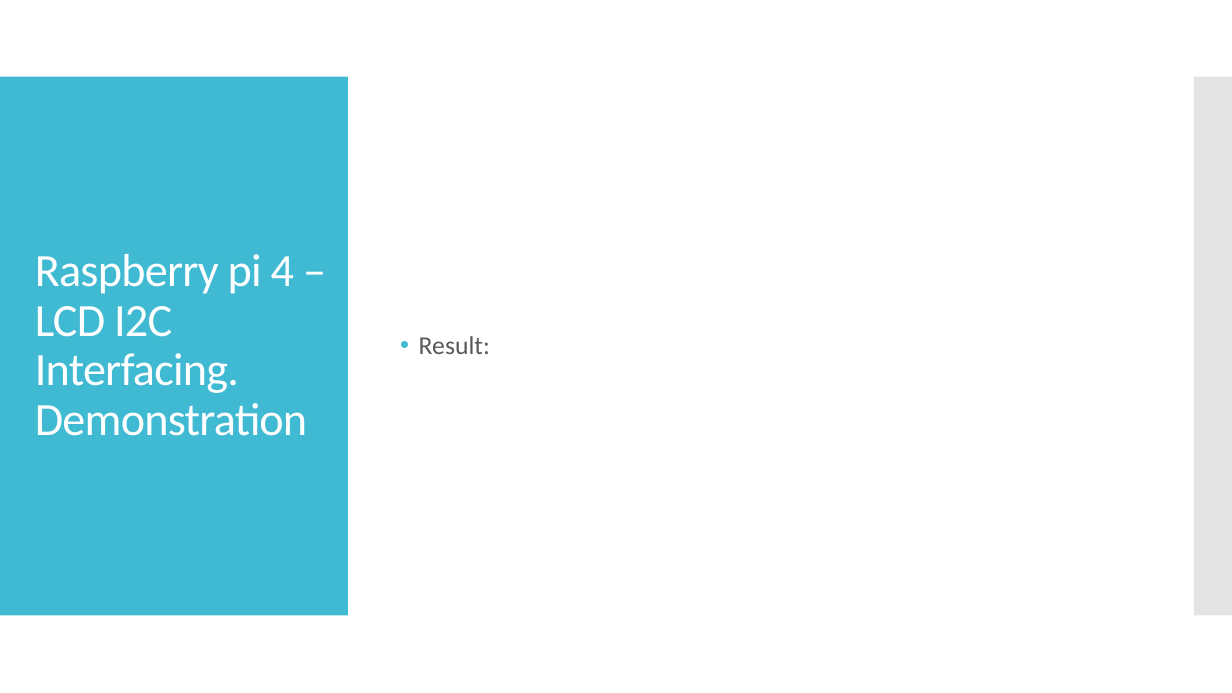
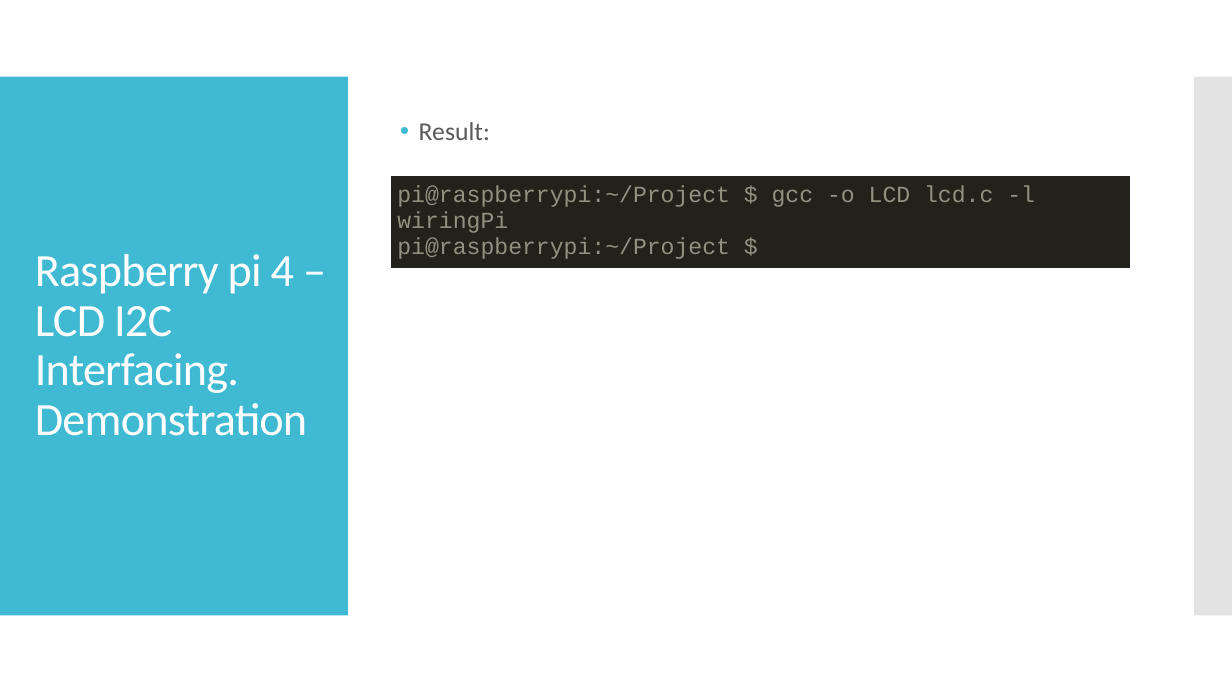
Before and after one commit to vyhoangquocnguyen/CapstoneProject_G1, a slide deck: slide 36 of Documentation/LCD Display iInterfacing.pptx. Drawn at 1232x693 pixels with LibreOffice and Linux fonts; fonts in the diff are those of the drawing. Boxes give left, top, right and bottom in pixels: in the first picture for what was removed or moved away, otherwise in the second. Text is boxed around its words. In the diff, an @@ line names an element or a change of style, - is before the commit and + after.

```diff
--- a/Documentation/LCD Display iInterfacing.pptx
+++ b/Documentation/LCD Display iInterfacing.pptx
@@ text "Result:": place and size @@
-text "Result:" at (419, 336, 490, 354)
+text "Result:" at (419, 122, 490, 140)
@@ table added at (391, 177, 1130, 263), 1 rows, 1 columns @@
+pi@raspberrypi:~/Project $ gcc -o LCD lcd.c -l wiringPi pi@raspberrypi:~/Project $
```
